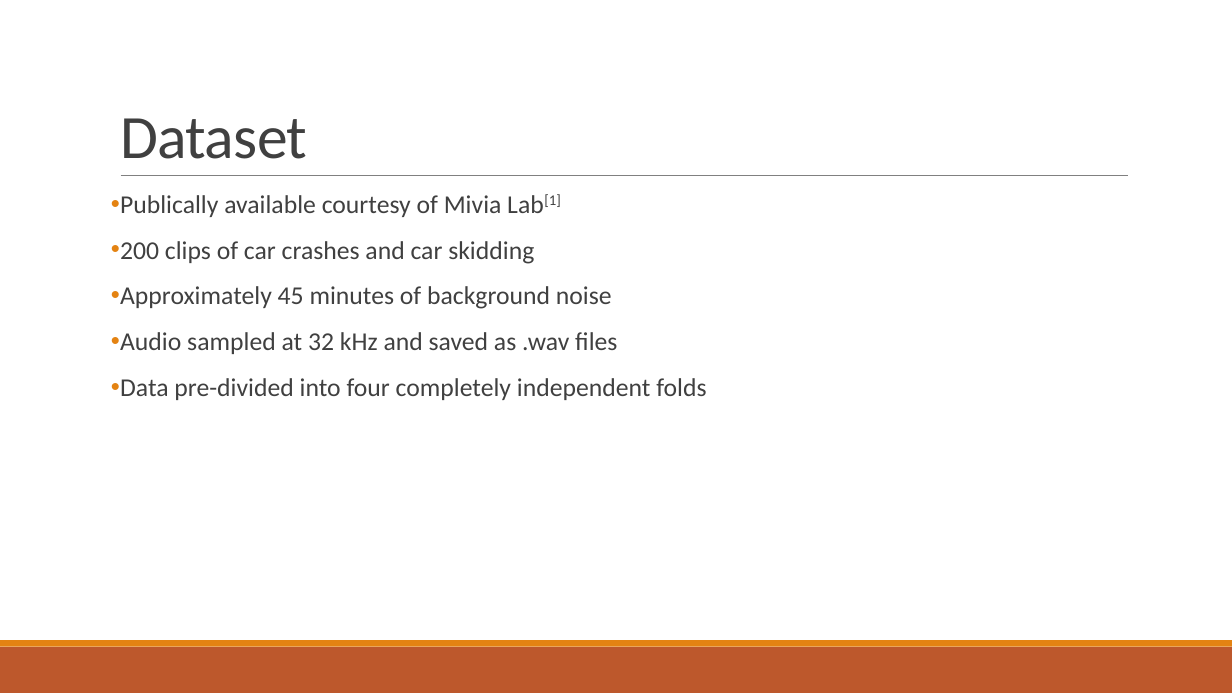
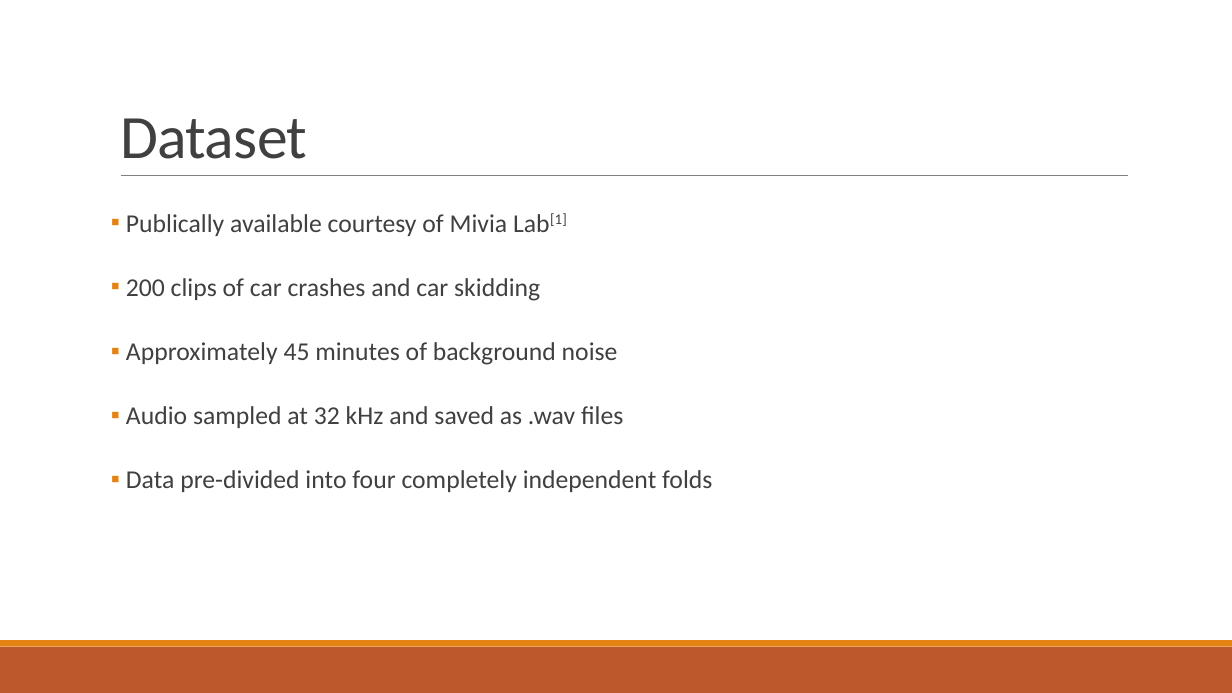
Before and after one commit to crabtreej/CrashAudioClassifier, a slide deck: slide 3 of AI_2_Presentation.pptx. Drawn at 1232x693 pixels with LibreOffice and Linux fonts; fonts in the diff are those of the drawing. Boxes give left, top, right and bottom in pixels: in the first picture for what was removed or moved away, otherwise in the second. Text is boxed around its words. In the diff, an @@ line names an element or a change of style, - is before the commit and + after.

```diff
--- a/AI_2_Presentation.pptx
+++ b/AI_2_Presentation.pptx
@@ text "Publically available courtesy of Mivia ..." at [126, 213, 712, 492]: bullet • to ▪; line spacing 0.9 to 1.5 @@
```
Also in this commit, not shown: 2 other slides changed.
